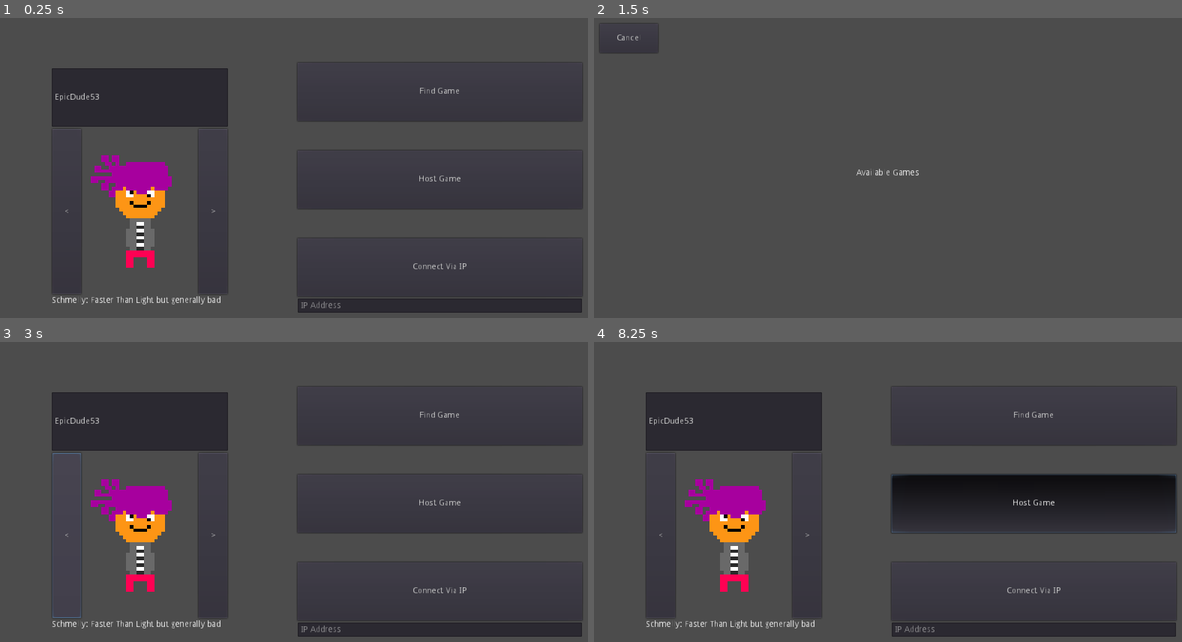
Above: before the commit, frames 1-4 (two rows, left to right).
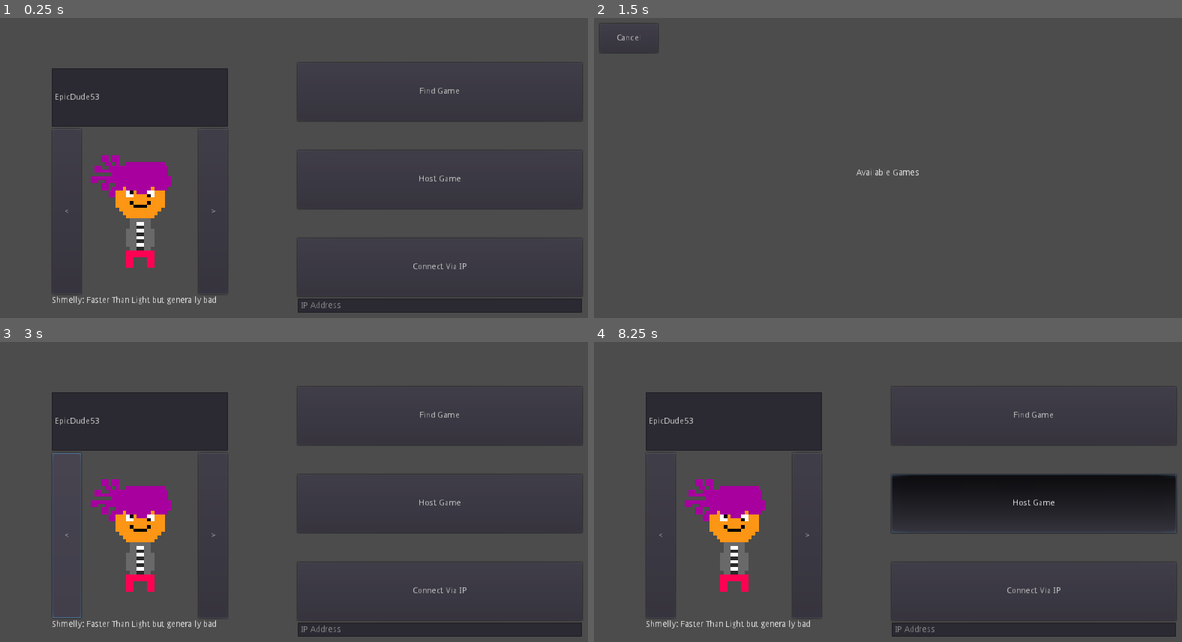
Above: after the commit, the same moments.

Repository: Iddmeister/BadStars
Game: Godot game, scene res://Scenes/Screens/MainMenu.tscn
Two runs of this game, one before a commit and one after it. Both use one fixed random seed, a clock stepped at 60 frames per second and the inputs below. The engine's default icon, where the game draws it, is replaced by a stand-in: a white triangle on a blue panel in a dark square.
Inputs (mouse positions are in pixels of both pictures, inside the frame that each line leads up to):
- Up to frame 1 (0.25 s): no input
- Up to frame 2 (1.5 s): click (1035, 306) at 0.52 s; type "12" at 0.6 s; click "Find Game" at 1.25 s
- Up to frame 3 (3 s): click "Cancel" at 2 s; click "<" at 2.75 s
- Up to frame 4 (8.25 s): click ">" at 3.5 s; click "Host Game" at 4.25 s; click "Start Game" at 5 s; click "Start Game" at 5.75 s; click "Disconnect" at 6.5 s; click "Connect Via IP" at 7.25 s; move the mouse to (1017, 495) at 8.02 s; hold D (right) from 8.03 s (still down); tap Middle mouse button (autoaim) at 8.1 s; click (1017, 495) at 8.17 s

The runs differ from the first frame. In frame 1, 0.3% of the frame differs, in the area x 9-38%, y 92-96%; in frame 2, nothing differs; in frame 3, 0.3%; in frame 4, 0.3%.
Error in both runs: Invalid get index '1' (on base: 'Array'). (res://Scripts/Network.gd:43)

Commit message:
Loading Screen

Diff:
--- a/Scenes/Characters/Salmon.tscn
+++ b/Scenes/Characters/Salmon.tscn
@@ -11,7 +11,7 @@
 [sub_resource type="StyleBoxFlat" id=2]
 bg_color = Color( 0, 0, 0, 1 )
 
-[node name="Player" index="0" instance=ExtResource( 1 )]
+[node name="Player" instance=ExtResource( 1 )]
 maxHealth = 300
 moveSpeed = 185
 character = 3
--- a/Scenes/Screens/MainMenu.gd
+++ b/Scenes/Screens/MainMenu.gd
@@ -4,7 +4,7 @@
 
 var characters = {
 
-	Globals.characters.SHMELLY:{"icon":"res://Graphics/Characters/Shmelly.png", "info":"Schmelly: Faster Than Light but generally bad"},
+	Globals.characters.SHMELLY:{"icon":"res://Graphics/Characters/Shmelly.png", "info":"Shmelly: Faster Than Light but generally bad"},
 	Globals.characters.CLOT:{"icon":"res://Graphics/Characters/Clot.png", "info":"Clot: Has red hair"},
 	Globals.characters.SALMON:{"icon":"res://Graphics/Characters/Salmon.png", "info":"Salmon: ..."},
 
--- a/Scenes/UI/MobileControls.tscn
+++ b/Scenes/UI/MobileControls.tscn
@@ -11,6 +11,7 @@
 margin_right = -21.3604
 margin_bottom = -21.3604
 script = ExtResource( 1 )
+deadZoneRadius = 45
 
 [node name="LeftStick" type="Node2D" parent="."]
 modulate = Color( 1, 1, 1, 0.4 )
--- a/project.godot
+++ b/project.godot
@@ -28,6 +28,7 @@
 
 config/name="Bad Stars"
 run/main_scene="res://Scenes/Screens/MainMenu.tscn"
+boot_splash/image="res://Graphics/UI/LoadingScreen.png"
 config/icon="res://Graphics/Icons/192x192Icon.png"
 
 [autoload]
Binary file added: Graphics/UI/LoadingScreen.png
Not shown, added: Graphics/UI/LoadingScreen.png.import
Not shown, changed: Exports/Android/BadStars.apk
